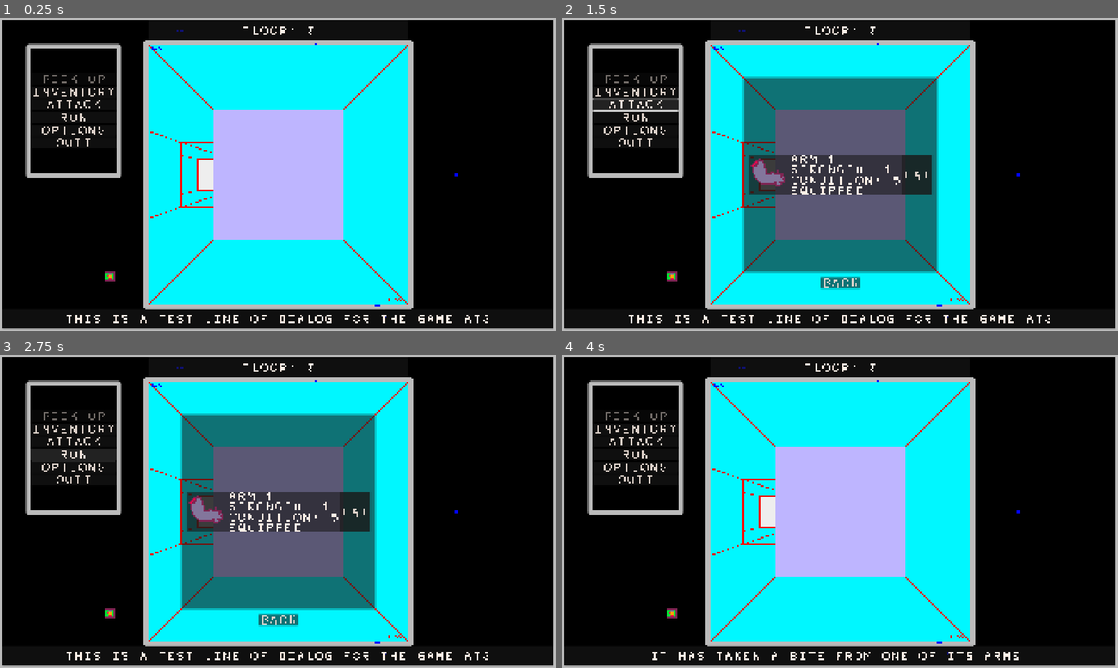
Above: before the commit, frames 1-4 (two rows, left to right).
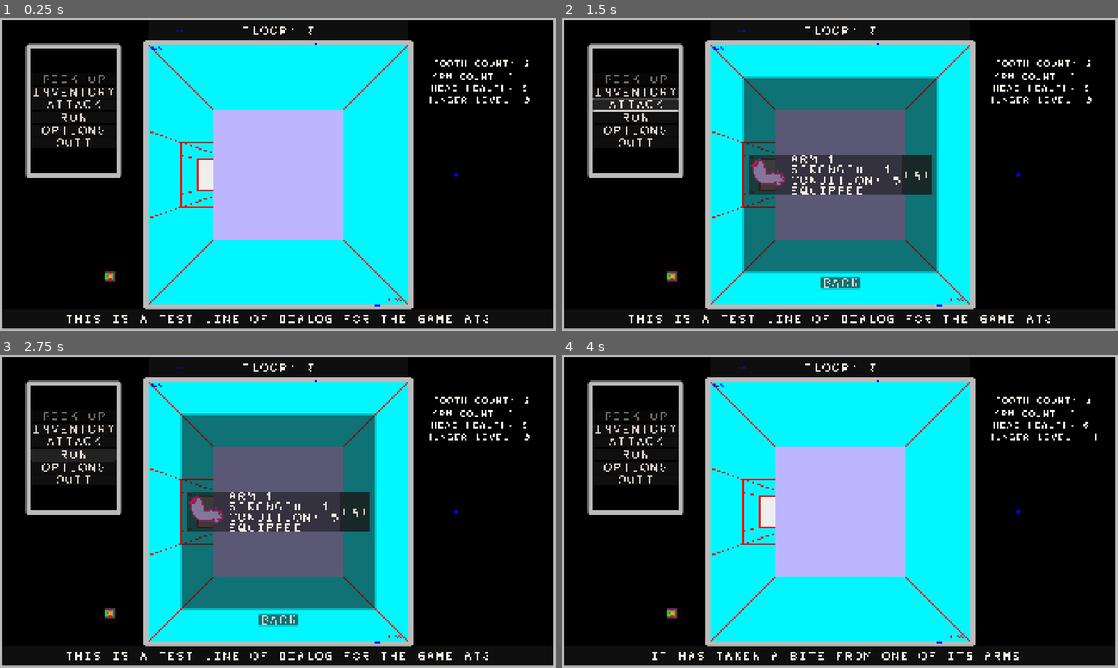
Above: after the commit, the same moments.

Repository: sym-z/arm-to-the-teeth
Game: Godot game, scene res://scenes/testing_level/testing_level.tscn
Same seed, same stepped clock (60 frames per second), same inputs: the game is played once before the commit and once after it. The project has no main scene, so this scene is started directly.
Inputs:
- Up to frame 1 (0.25 s): no input
- Up to frame 2 (1.5 s): click "INVENTORY" at 0.5 s; click "ATTACK" at 1.25 s
- Up to frame 3 (2.75 s): click "RUN" at 2 s
- Up to frame 4 (4 s): click "EAT" at 2.75 s; click "BACK" at 3.5 s

The runs differ from the first frame. In frame 1, 0.4% of the frame differs, in the area x 77-96%, y 13-28%; in frame 2, 0.4%; in frame 3, 0.4%; in frame 4, 0.4%.

Commit message:
Changed sizing of temp labels, and reverted CanvasLayer parent change

Diff:
--- a/src/prefabs/ui/ui.tscn
+++ b/src/prefabs/ui/ui.tscn
@@ -95,7 +95,7 @@
 theme = ExtResource("5_cllw1")
 text = "QUIT"
 
-[node name="Temporary Labels" type="CanvasLayer" parent="."]
+[node name="Temporary Labels" type="Node" parent="."]
 
 [node name="TEMP TEETH" type="Label" parent="Temporary Labels"]
 offset_left = 1437.0
@@ -107,30 +107,30 @@
 horizontal_alignment = 1
 
 [node name="TEMP ARMS" type="Label" parent="Temporary Labels"]
-offset_left = 1452.0
-offset_top = 215.0
-offset_right = 1836.0
-offset_bottom = 259.0
+offset_left = 1489.0
+offset_top = 188.0
+offset_right = 1873.0
+offset_bottom = 232.0
 theme = ExtResource("7_1is0v")
 text = "ARM COUNT: X"
 
 [node name="TEMP HEAD" type="Label" parent="Temporary Labels"]
-offset_left = 1441.0
-offset_top = 281.0
-offset_right = 1889.0
-offset_bottom = 325.0
+offset_left = 1485.0
+offset_top = 229.0
+offset_right = 1933.0
+offset_bottom = 273.0
 theme = ExtResource("7_1is0v")
 text = "HEAD HEALTH: X"
 
 [node name="TEMP HUNGER" type="Label" parent="Temporary Labels"]
-offset_left = 1434.0
-offset_top = 341.0
-offset_right = 1914.0
-offset_bottom = 385.0
+offset_left = 1470.0
+offset_top = 270.0
+offset_right = 1950.0
+offset_bottom = 314.0
 theme = ExtResource("7_1is0v")
 text = "HUNGER LEVEL: X"
 
-[node name="Inventory" type="CanvasLayer" parent="."]
+[node name="Inventory" type="Node" parent="."]
 
 [node name="Inventory Window" type="MarginContainer" parent="Inventory"]
 visible = false
@@ -161,7 +161,7 @@
 theme = ExtResource("7_lntee")
 text = "BACK"
 
-[node name="Log" type="CanvasLayer" parent="."]
+[node name="Log" type="Node" parent="."]
 
 [node name="Log Line Window" type="PanelContainer" parent="Log"]
 offset_left = 7.0
--- a/src/themes/temp_labels/temporary_labels.tres
+++ b/src/themes/temp_labels/temporary_labels.tres
@@ -3,5 +3,5 @@
 [ext_resource type="FontFile" uid="uid://d22avmrynvyyh" path="res://assets/visual/ui/ui_font_0.png" id="1_ra7le"]
 
 [resource]
-Label/font_sizes/font_size = 32
+Label/font_sizes/font_size = 24
 Label/fonts/font = ExtResource("1_ra7le")
Not shown, changed: docs/DEVLOG.md
